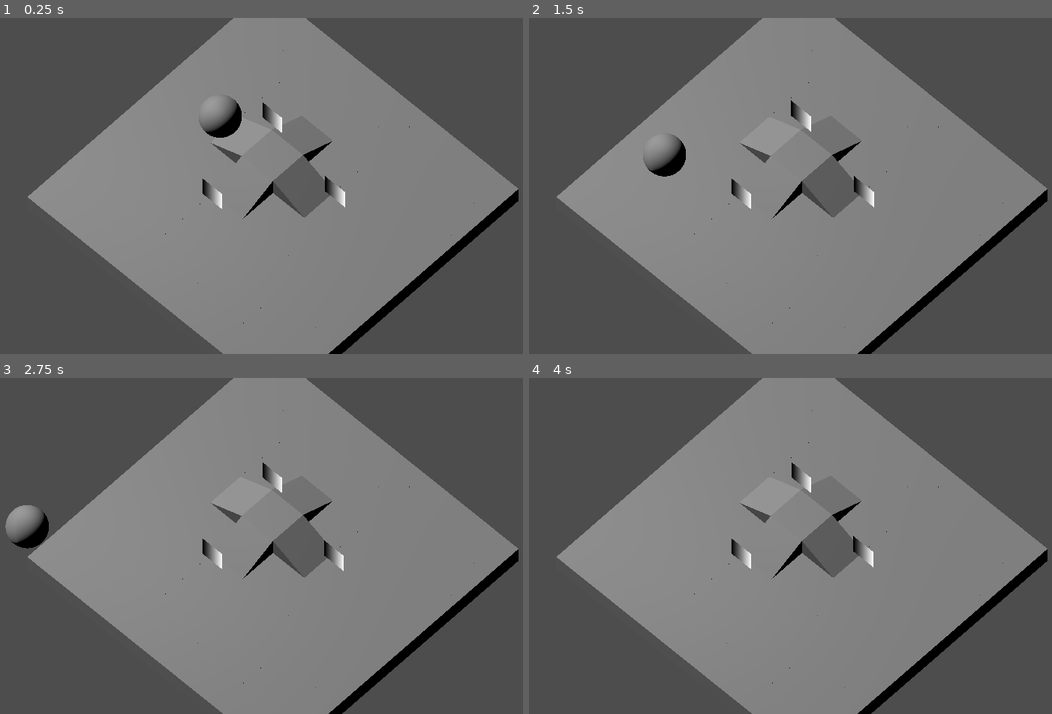
Above: before the commit, frames 1-4 (two rows, left to right).
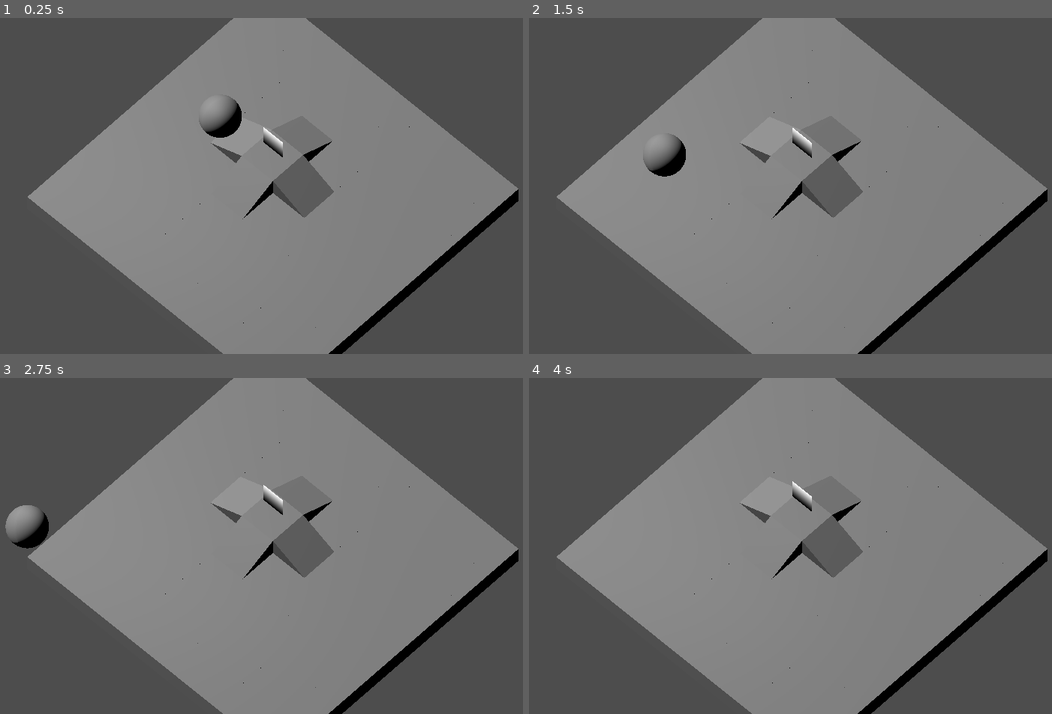
Above: after the commit, the same moments.

Repository: silverhammermba/ggj2025
Game: Godot game, scene res://game.tscn
Two runs of this game, one before a commit and one after it. Both use one fixed random seed, a clock stepped at 60 frames per second and the inputs below.
Inputs:
- Up to frame 1 (0.25 s): no input
- Up to frame 2 (1.5 s): tap Right (next char) at 0.6 s; tap Left (prev char) at 1.35 s
- Up to frame 3 (2.75 s): tap Right (next char) at 2.1 s
- Up to frame 4 (4 s): tap Left (prev char) at 2.85 s; tap Right (next char) at 3.6 s

The runs differ from the first frame. In frame 1, 0.5% of the frame differs, in the area x 38-66%, y 25-57%; in frame 2, 0.5%, in the area x 38-66%, y 24-57%; in frame 3, 0.5%; in frame 4, 0.5%.

Commit message:
clean up character pos and animation

Diff:
--- a/character.tscn
+++ b/character.tscn
@@ -21,7 +21,7 @@
 "times": PackedFloat32Array(0),
 "transitions": PackedFloat32Array(1),
 "update": 0,
-"values": [Vector3(0.502872, 0.586763, 0.5)]
+"values": [Vector3(0, 0, 0)]
 }
 
 [sub_resource type="Animation" id="Animation_g7wc8"]
@@ -34,10 +34,10 @@
 tracks/0/interp = 1
 tracks/0/loop_wrap = true
 tracks/0/keys = {
-"times": PackedFloat32Array(0, 0.2, 0.566667),
+"times": PackedFloat32Array(0, 0.3, 0.633333),
 "transitions": PackedFloat32Array(1, 1, 1),
 "update": 0,
-"values": [Vector3(0.502872, 0.586763, 0.5), Vector3(0.480738, 0.700801, 0.5), Vector3(0.466372, 0.366251, 0.5)]
+"values": [Vector3(0, 0, 0), Vector3(0, 0.300125, 0), Vector3(0, -0.0369328, 0)]
 }
 
 [sub_resource type="AnimationLibrary" id="AnimationLibrary_f0etq"]
@@ -50,12 +50,12 @@
 script = ExtResource("1_kes5e")
 
 [node name="CharacterBody3D" type="CharacterBody3D" parent="."]
-transform = Transform3D(1, 0, 0, 0, 1, 0, 0, 0, 1, 0.502872, 0.586763, 0.5)
 
 [node name="CollisionShape3D" type="CollisionShape3D" parent="CharacterBody3D"]
 shape = SubResource("SphereShape3D_lnxdv")
 
 [node name="Sprite3D" type="Sprite3D" parent="CharacterBody3D"]
+transform = Transform3D(-4.37114e-08, -1, 0, 1, -4.37114e-08, 0, 0, 0, 1, 0, 0, 0)
 texture = SubResource("GradientTexture2D_qepe6")
 
 [node name="AnimationPlayer" type="AnimationPlayer" parent="CharacterBody3D"]
--- a/game.tscn
+++ b/game.tscn
@@ -25,11 +25,5 @@
 [node name="DirectionalLight3D" type="DirectionalLight3D" parent="."]
 transform = Transform3D(-0.0415285, 0.751016, -0.658977, -0.276375, 0.625177, 0.729912, 0.960152, 0.212437, 0.181599, 3.93567, 4.23665, 3.9178)
 
-[node name="Character2" parent="." instance=ExtResource("3_jd6sq")]
-transform = Transform3D(1, 0, 0, 0, 1, 0, 0, 0, 1, 5, 1, 3)
-
-[node name="Character3" parent="." instance=ExtResource("3_jd6sq")]
-transform = Transform3D(1, 0, 0, 0, 1, 0, 0, 0, 1, 3, 1, 5)
-
-[node name="Character4" parent="." instance=ExtResource("3_jd6sq")]
-transform = Transform3D(1, 0, 0, 0, 1, 0, 0, 0, 1, 3, 2, 3)
+[node name="Character" parent="." instance=ExtResource("3_jd6sq")]
+transform = Transform3D(1, 0, 0, 0, 1, 0, 0, 0, 1, 3.50185, 1.53101, 3.47875)
